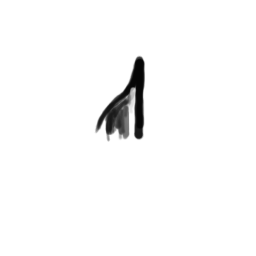
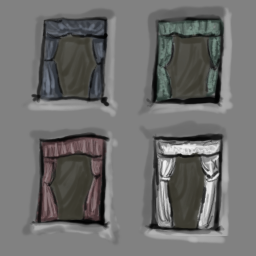
Layered file, before and after one edit (256×256). Changes by layer:
removed layer "Rail" over box(94, 55, 146, 142)
showed "Building" over box(0, 0, 256, 256)
